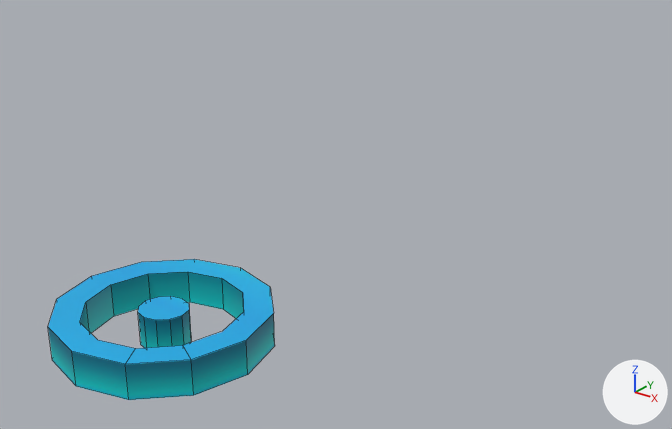
A saved change to the Blender file Blender/ui.blend.
One viewpoint serves both versions: a 50 mm lens placed at (1.726, -1.475, 1.277), pointed at (-0.233, 1.056, -0.028). The axes (+X, +Y, +Z) are drawn at lower right. The lights are the same throughout. Mesh edges are drawn as thin lines.
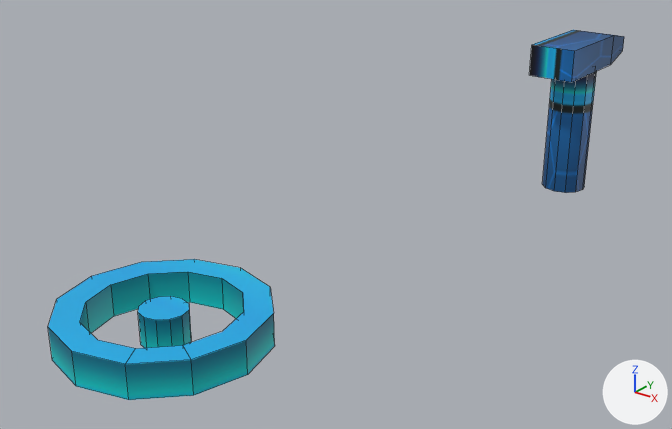
The newer file is also turned or shifted as a whole; pictures and numbers use the older file's frame.

Patch to the scene script:
```diff
--- a/Blender/ui.blend.py
+++ b/Blender/ui.blend.py
@@ me_cylinder_003 @@
+me_cylinder_003.from_pydata(...)  # 36 vertices, 24 faces; spans x -0.101..0.101, y -0.253..0.307, z -0.3..0.415
+me_cylinder_003.materials.append(mat_uimaterial)  # picture img_corner_1_png
@@ ob_cylinder_001 @@
+ob_cylinder_001 = bpy.data.objects.new('Cylinder.001', me_cylinder_003)
+ob_cylinder_001.location = (0.0, 2.554, 0.0)
```

Boxes [x1, y1, x2, y2] around the edits, measured in the pictures (672 x 429 px):
'Cylinder.001', added (blue)
    after: [530, 30, 624, 193]
